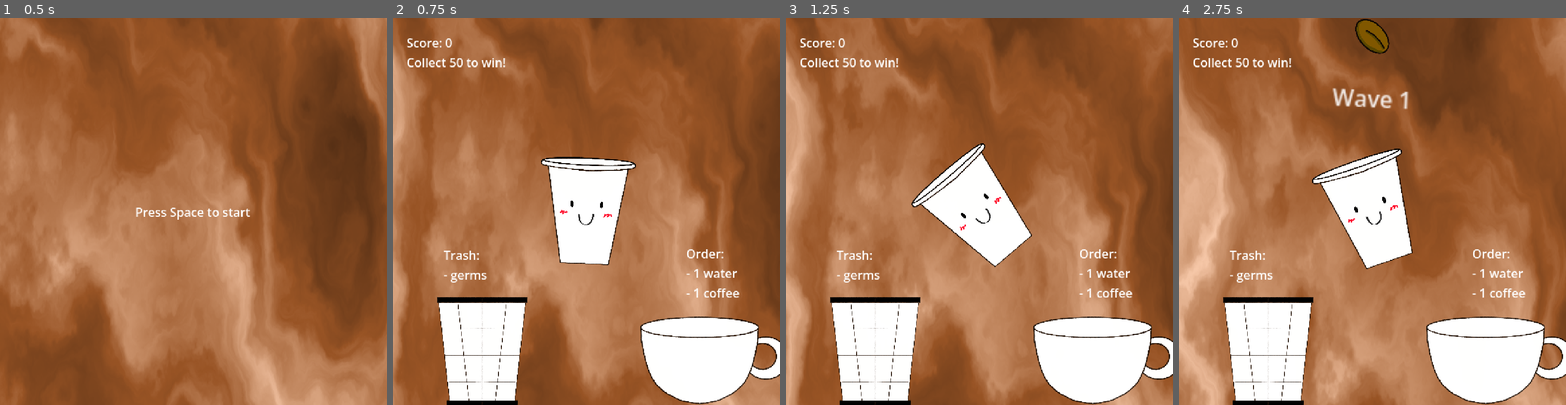
Above: before the commit, frames 1-4 (left to right).
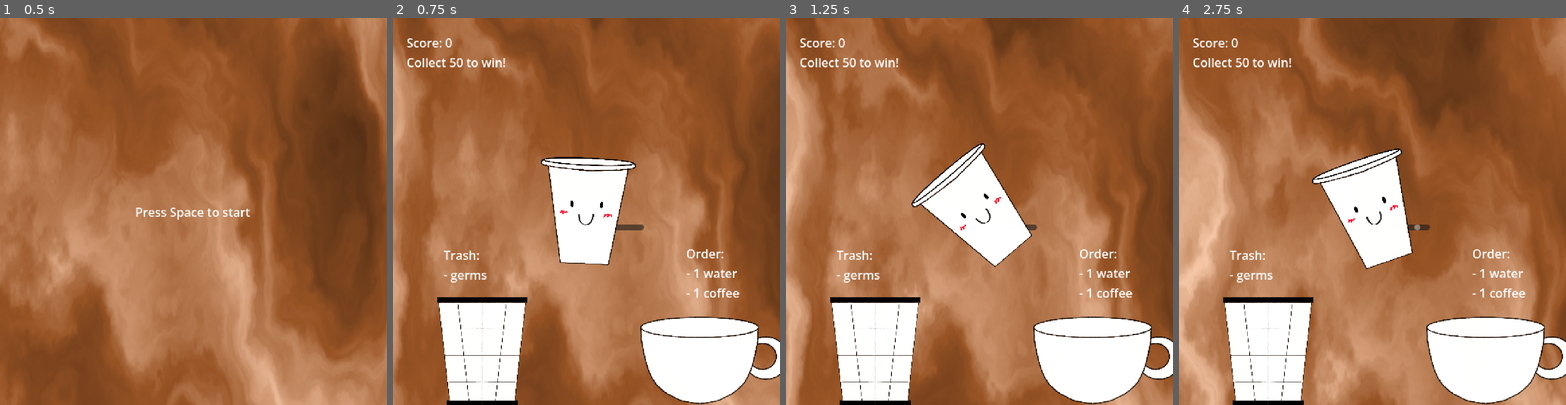
Above: after the commit, the same moments.

Repository: Octoan1/GD2-MG2-Group-3
Game: Godot game, scene res://menus/title.tscn
Same seed, same stepped clock (60 frames per second), same inputs: the game is played once before the commit and once after it. The engine's default icon, where the game draws it, is replaced by a stand-in: a white triangle on a blue panel in a dark square.
Inputs (mouse positions are in pixels of both pictures, inside the frame that each line leads up to):
- Up to frame 1 (0.5 s): no input
- Up to frame 2 (0.75 s): tap Space (action) at 0.5 s; move the mouse to (671, 192) at 0.52 s; hold Space (action) from 0.53 s (still down); click (671, 192) at 0.67 s
- Up to frame 3 (1.25 s): keep holding Space (action)
- Up to frame 4 (2.75 s): move the mouse to (1295, 230) at 1.27 s; release Space (action) at 1.28 s; tap Space (action) at 1.35 s; click (1295, 230) at 1.42 s; move the mouse to (1411, 126) at 2.02 s; hold Space (action) from 2.03 s (still down); tap I at 2.1 s; click (1411, 126) at 2.17 s

Frame 1 is identical in both runs. In frame 2, 0.1% of the frame differs, in the area x 57-65%, y 53-55%; in frame 3, less than 0.1%; in frame 4, 1.1%, in the area x 39-65%, y 0-55%.

Commit message:
Level thingys

Diff:
--- /dev/null
+++ b/menus/confirm_action.gd
@@ -0,0 +1,37 @@
+extends Node2D
+class_name ConfirmAction
+
+signal on_long_press
+signal on_long_release
+
+@export var hold_threshold: float
+var hold_time: float
+var hold_triggered: bool
+
+# require the player to press and hold for something to occur
+func _process(delta: float):
+	if Input.is_action_pressed("action"): # Replace with your action name
+		hold_time += delta
+
+		# Check if we've passed the threshold and haven't triggered yet
+		if hold_time >= hold_threshold and not hold_triggered:
+			_on_long_press_triggered()
+			hold_triggered = true
+	else:
+		# Reset everything when the button is released
+		if hold_triggered:
+			_on_long_press_released()
+
+		hold_time = 0.0
+		hold_triggered = false
+
+func _on_long_press_triggered():
+	on_long_press.emit()
+	pass
+
+func _on_long_press_released():
+	on_long_release.emit()
+	pass
+
+func get_pressed_amount() -> float:
+	return clamp(hold_time / hold_threshold, 0, 1)
--- /dev/null
+++ b/menus/hold_scroller.gd
@@ -0,0 +1,6 @@
+extends HScrollBar
+
+@export var confirm: ConfirmAction
+
+func _process(_delta: float) -> void:
+	value = confirm.get_pressed_amount()
--- a/menus/main.tscn
+++ b/menus/main.tscn
@@ -3,7 +3,7 @@
 [ext_resource type="PackedScene" uid="uid://t1og2mqy37ov" path="res://shader/coffee.tscn" id="1_gb18u"]
 [ext_resource type="PackedScene" uid="uid://3l24jhapkoql" path="res://object_spawner/object_spawner.tscn" id="2_k8qw4"]
 [ext_resource type="PackedScene" uid="uid://c8ucsaoy7oe6e" path="res://wave_control/wave_spawner.tscn" id="3_787nb"]
-[ext_resource type="Script" uid="uid://ch7m5h5rnpiad" path="res://wave_control/wave_resource.gd" id="4_i8mlb"]
+[ext_resource type="Script" uid="uid://ch7m5h5rnpiad" path="res://wave_control/wave.gd" id="4_i8mlb"]
 [ext_resource type="Resource" uid="uid://c6vvi7gustbex" path="res://wave_control/waves/wave_simple.tres" id="5_h3p7w"]
 [ext_resource type="Resource" uid="uid://bq74jobe23ki2" path="res://wave_control/waves/wave_germs.tres" id="6_77eub"]
 [ext_resource type="Resource" uid="uid://cyos6s2pj6u3j" path="res://wave_control/waves/wave_fast.tres" id="7_hnx4n"]
--- a/object_spawner/object_spawner.gd
+++ b/object_spawner/object_spawner.gd
@@ -1,4 +1,4 @@
-extends Node2D
+extends Spawner
 class_name ObjectSpawner
 
 signal remove_all_ingredients
--- /dev/null
+++ b/wave_control/level.gd
@@ -0,0 +1,5 @@
+extends Resource
+class_name Level
+
+@export var waves: Array[Wave]
+@export var score: int
--- /dev/null
+++ b/wave_control/levels/level1.tres
@@ -0,0 +1,15 @@
+[gd_resource type="Resource" script_class="Level" format=3 uid="uid://c3irfhj0thaye"]
+
+[ext_resource type="Script" uid="uid://cmnp1aqvw5fgm" path="res://wave_control/level.gd" id="1_01rw2"]
+[ext_resource type="Script" uid="uid://ch7m5h5rnpiad" path="res://wave_control/wave.gd" id="2_trx8p"]
+[ext_resource type="Resource" uid="uid://c6vvi7gustbex" path="res://wave_control/waves/wave_simple.tres" id="3_o8vqv"]
+[ext_resource type="Resource" uid="uid://cyos6s2pj6u3j" path="res://wave_control/waves/wave_fast.tres" id="4_t6cgx"]
+[ext_resource type="Resource" uid="uid://bq74jobe23ki2" path="res://wave_control/waves/wave_germs.tres" id="4_yq0cp"]
+[ext_resource type="Resource" uid="uid://g40dg5shwnvs" path="res://wave_control/waves/wave_hard.tres" id="6_2ynpc"]
+[ext_resource type="Resource" uid="uid://demqfy2ojffif" path="res://wave_control/waves/wave_mixed.tres" id="7_3s0bn"]
+
+[resource]
+script = ExtResource("1_01rw2")
+waves = Array[ExtResource("2_trx8p")]([ExtResource("3_o8vqv"), ExtResource("3_o8vqv"), ExtResource("4_yq0cp"), ExtResource("3_o8vqv"), ExtResource("4_t6cgx"), ExtResource("6_2ynpc"), ExtResource("4_t6cgx"), ExtResource("7_3s0bn"), ExtResource("3_o8vqv")])
+score = 50
+metadata/_custom_type_script = "uid://cmnp1aqvw5fgm"
--- /dev/null
+++ b/wave_control/levels/test1.tres
@@ -0,0 +1,11 @@
+[gd_resource type="Resource" script_class="Level" format=3 uid="uid://c3vtb2cuuunfb"]
+
+[ext_resource type="Script" uid="uid://cmnp1aqvw5fgm" path="res://wave_control/level.gd" id="1_t5evj"]
+[ext_resource type="Script" uid="uid://ch7m5h5rnpiad" path="res://wave_control/wave.gd" id="2_defeu"]
+[ext_resource type="Resource" uid="uid://c6vvi7gustbex" path="res://wave_control/waves/wave_simple.tres" id="3_defeu"]
+
+[resource]
+script = ExtResource("1_t5evj")
+waves = Array[ExtResource("2_defeu")]([ExtResource("3_defeu")])
+score = 10
+metadata/_custom_type_script = "uid://cmnp1aqvw5fgm"
--- /dev/null
+++ b/wave_control/levels/test2.tres
@@ -0,0 +1,11 @@
+[gd_resource type="Resource" script_class="Level" format=3 uid="uid://bi1ryyvoby8n2"]
+
+[ext_resource type="Script" uid="uid://cmnp1aqvw5fgm" path="res://wave_control/level.gd" id="1_nl2v7"]
+[ext_resource type="Script" uid="uid://ch7m5h5rnpiad" path="res://wave_control/wave.gd" id="2_l1nkm"]
+[ext_resource type="Resource" uid="uid://demqfy2ojffif" path="res://wave_control/waves/wave_mixed.tres" id="3_l1nkm"]
+
+[resource]
+script = ExtResource("1_nl2v7")
+waves = Array[ExtResource("2_l1nkm")]([ExtResource("3_l1nkm")])
+score = 3
+metadata/_custom_type_script = "uid://cmnp1aqvw5fgm"
--- /dev/null
+++ b/wave_control/spawner.gd
@@ -0,0 +1,5 @@
+extends Node2D
+class_name Spawner
+
+func spawn_object(type: Ingredient.Type, spawn_position: Vector2):
+	print("Spawning %s, \tat (%d, %d)" % [Ingredient.Type.keys()[type],spawn_position.x, spawn_position.y])
--- a/wave_control/wave_spawner.gd
+++ b/wave_control/wave_spawner.gd
@@ -1,33 +1,62 @@
 extends Node2D
 
 signal waves_complete
+signal levels_complete
 signal wave_start(wave_index: int)
 signal wave_end(wave_end_delay: float)
 
 @export var start_delay: float
 @export var spawn_pos: Vector2
-@export var object_spawner: ObjectSpawner
-@export var waves: Array[Wave]
+@export var level_complete_predicate: Callable
+@export var object_spawner: Spawner
+@export var levels: Array[Level]
 
+# level details
+var level_index: int = 0
+var running_level: bool = false
+
+# wave details
 var time: float = 0
 var prev_spawn_time: float = 0
 var wave_index: int = 0
 var ingredient_index: int = 0
 
-# signal flag
+# signal flags
 var sent_waves_complete: bool = false
 var sent_wave_start: bool = false
 var sent_wave_end: bool = false
 
-func current_wave() -> Wave:
-	return waves[wave_index]
+func start_level():
+	running_level = true
+
+# Finish the level before all the waves are to run out
+func finish_level():
+	level_index += 1
+	running_level = false
+	reset_wave_data()
+
+	if level_index >= levels.size():
+		levels_complete.emit()
+
+func reset_wave_data():
+	time = -start_delay
+	prev_spawn_time = 0
+	wave_index = 0
+	ingredient_index = 0
+	sent_waves_complete = false
+	sent_wave_start = false
+	sent_wave_end = false
 
 # Called when the node enters the scene tree for the first time.
 func _ready() -> void:
-	time = -start_delay
+	reset_wave_data()
+	waves_complete.connect(finish_level)
 
 # Called every frame. 'delta' is the elapsed time since the previous frame.
 func _process(delta: float) -> void:
+	if not running_level:
+		return
+
 	# print("Status ", int(time), " Wave Index ", wave_index, " Ingredient Index ", ingredient_index, " Wave Count ", waves.size())
 	var spawn_delta = time - prev_spawn_time
 	time += delta
@@ -36,7 +65,7 @@
 		return
 
 	# more waves?
-	if wave_index < waves.size():
+	if wave_index < current_waves().size():
 		var number_ingredients = current_wave().ingredients.size()
 		# spawn first wave instantly
 		if ingredient_index == 0:
@@ -61,14 +90,21 @@
 				sent_wave_start = false
 				sent_wave_end = false
 	else:
+		print("no more waves")
 		if not sent_waves_complete:
+			sent_waves_complete = true
 			waves_complete.emit()
-			sent_waves_complete = true
 			print("Waves complete!")
-
 
 func spawn_ingredient_random_position(ingredient: Ingredient.Type):
 	# print("Spawn?")
 	object_spawner.spawn_object(ingredient, spawn_pos)
 	prev_spawn_time = time
 	ingredient_index += 1
+
+# helper stuff
+func current_wave() -> Wave:
+	return current_waves()[wave_index]
+
+func current_waves() -> Array[Wave]:
+	return levels[level_index].waves
--- a/wave_control/wave_spawner.tscn
+++ b/wave_control/wave_spawner.tscn
@@ -1,9 +1,36 @@
 [gd_scene format=3 uid="uid://c8ucsaoy7oe6e"]
 
 [ext_resource type="Script" uid="uid://bl83stjneqpq6" path="res://wave_control/wave_spawner.gd" id="1_vmr0h"]
-[ext_resource type="Script" uid="uid://ch7m5h5rnpiad" path="res://wave_control/wave_resource.gd" id="2_d7leg"]
-[ext_resource type="Resource" uid="uid://c6vvi7gustbex" path="res://wave_control/waves/wave_simple.tres" id="3_k2ic5"]
+[ext_resource type="Script" uid="uid://cmnp1aqvw5fgm" path="res://wave_control/level.gd" id="2_awo6i"]
+[ext_resource type="Resource" uid="uid://c3vtb2cuuunfb" path="res://wave_control/levels/test1.tres" id="3_awo6i"]
+[ext_resource type="Script" uid="uid://ba1a8k18jc2mo" path="res://wave_control/spawner.gd" id="4_lmc33"]
+[ext_resource type="Resource" uid="uid://bi1ryyvoby8n2" path="res://wave_control/levels/test2.tres" id="4_qql5r"]
+[ext_resource type="Script" uid="uid://dg3cwpg0cc31m" path="res://menus/hold_scroller.gd" id="6_t6v3m"]
+[ext_resource type="Script" uid="uid://cxqgsr2mxct5d" path="res://wave_control/predicate_test.gd" id="8_4hpx0"]
+[ext_resource type="Script" uid="uid://y1q3llqtgola" path="res://menus/confirm_action.gd" id="8_qql5r"]
 
-[node name="WaveSpawner" type="Node2D" unique_id=248348919]
+[node name="WaveSpawner" type="Node2D" unique_id=248348919 node_paths=PackedStringArray("object_spawner")]
 script = ExtResource("1_vmr0h")
-waves = Array[ExtResource("2_d7leg")]([ExtResource("3_k2ic5"), null])
+object_spawner = NodePath("Spawner")
+levels = Array[ExtResource("2_awo6i")]([ExtResource("3_awo6i"), ExtResource("4_qql5r")])
+
+[node name="Spawner" type="Node2D" parent="." unique_id=1209090634]
+script = ExtResource("4_lmc33")
+
+[node name="ConfirmAction" type="Node2D" parent="." unique_id=306427348]
+script = ExtResource("8_qql5r")
+hold_threshold = 1.0
+
+[node name="Scroller" type="HScrollBar" parent="ConfirmAction" unique_id=1709509195 node_paths=PackedStringArray("confirm")]
+offset_left = 26.0
+offset_top = 17.0
+offset_right = 76.0
+offset_bottom = 25.0
+max_value = 1.0
+script = ExtResource("6_t6v3m")
+confirm = NodePath("..")
+
+[node name="PredicateTest" type="Node2D" parent="." unique_id=86414125]
+script = ExtResource("8_4hpx0")
+
+[connection signal="on_long_press" from="ConfirmAction" to="." method="start_level"]
--- a/wave_control/waves/wave_fast.tres
+++ b/wave_control/waves/wave_fast.tres
@@ -1,6 +1,6 @@
 [gd_resource type="Resource" script_class="Wave" format=3 uid="uid://cyos6s2pj6u3j"]
 
-[ext_resource type="Script" uid="uid://ch7m5h5rnpiad" path="res://wave_control/wave_resource.gd" id="1_0fmqo"]
+[ext_resource type="Script" uid="uid://ch7m5h5rnpiad" path="res://wave_control/wave.gd" id="1_0fmqo"]
 
 [resource]
 script = ExtResource("1_0fmqo")
--- a/wave_control/waves/wave_germs.tres
+++ b/wave_control/waves/wave_germs.tres
@@ -1,6 +1,6 @@
 [gd_resource type="Resource" script_class="Wave" format=3 uid="uid://bq74jobe23ki2"]
 
-[ext_resource type="Script" uid="uid://ch7m5h5rnpiad" path="res://wave_control/wave_resource.gd" id="1_87ein"]
+[ext_resource type="Script" uid="uid://ch7m5h5rnpiad" path="res://wave_control/wave.gd" id="1_87ein"]
 
 [resource]
 script = ExtResource("1_87ein")
--- a/wave_control/waves/wave_hard.tres
+++ b/wave_control/waves/wave_hard.tres
@@ -1,6 +1,6 @@
 [gd_resource type="Resource" script_class="Wave" format=3 uid="uid://g40dg5shwnvs"]
 
-[ext_resource type="Script" uid="uid://ch7m5h5rnpiad" path="res://wave_control/wave_resource.gd" id="1_uw1t3"]
+[ext_resource type="Script" uid="uid://ch7m5h5rnpiad" path="res://wave_control/wave.gd" id="1_uw1t3"]
 
 [resource]
 script = ExtResource("1_uw1t3")
--- a/wave_control/waves/wave_mixed.tres
+++ b/wave_control/waves/wave_mixed.tres
@@ -1,6 +1,6 @@
 [gd_resource type="Resource" script_class="Wave" format=3 uid="uid://demqfy2ojffif"]
 
-[ext_resource type="Script" uid="uid://ch7m5h5rnpiad" path="res://wave_control/wave_resource.gd" id="1_6hpiy"]
+[ext_resource type="Script" uid="uid://ch7m5h5rnpiad" path="res://wave_control/wave.gd" id="1_6hpiy"]
 
 [resource]
 script = ExtResource("1_6hpiy")
--- a/wave_control/waves/wave_simple.tres
+++ b/wave_control/waves/wave_simple.tres
@@ -1,6 +1,6 @@
 [gd_resource type="Resource" script_class="Wave" format=3 uid="uid://c6vvi7gustbex"]
 
-[ext_resource type="Script" uid="uid://ch7m5h5rnpiad" path="res://wave_control/wave_resource.gd" id="1_kppt5"]
+[ext_resource type="Script" uid="uid://ch7m5h5rnpiad" path="res://wave_control/wave.gd" id="1_kppt5"]
 
 [resource]
 script = ExtResource("1_kppt5")
Not shown, added: menus/confirm_action.gd.uid
Not shown, added: menus/hold_scroller.gd.uid
Not shown, added: wave_control/level.gd.uid
Not shown, added: wave_control/spawner.gd.uid
Renamed: wave_control/wave_resource.gd -> wave_control/wave.gd
Renamed: wave_control/wave_resource.gd.uid -> wave_control/wave.gd.uid
